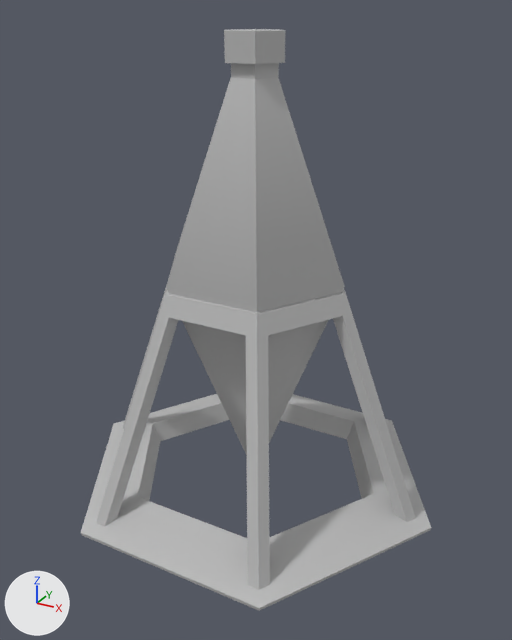
The FBX model CupOfLife/Assets/Meshes/Ingredient_Goo_001_v001_20202810.fbx as it was, and as the next commit left it.
Both versions are drawn from a camera (50 mm lens) standing at (-3.76, -6.434, 0.357) and looking at (-3.993, -6.01, 0.145). The lights are fixed; the arrows at lower left show +X, +Y and +Z. Where no turn or scale is listed for an object, it has been applied to the vertices.

Objects in the first picture: 'GreenGoo_GlassOuter_BO', 'GreenGoo_Stand_BO'.
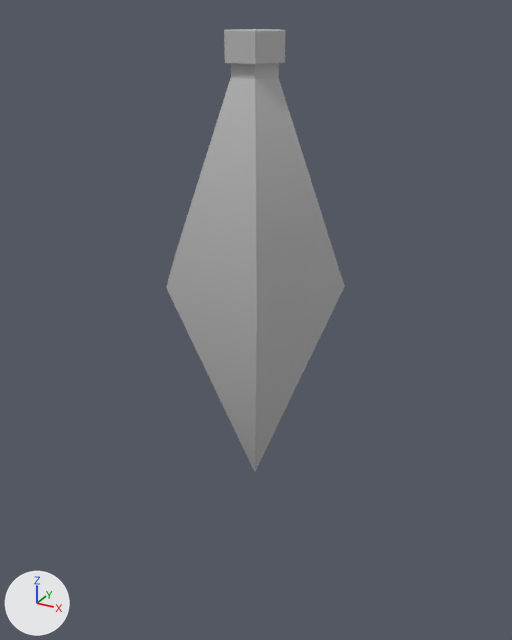
The newer file is also turned or shifted as a whole; pictures and numbers use the older file's frame.

Where the change shows, as pixel boxes (x1, y1, x2, y2) in the pictures (512 x 640 px):
'GreenGoo_Stand_BO', deleted
    before: (81, 278, 431, 611)

The edits, one by one:
Object 'GreenGoo_Stand_BO' (ob_greengoo_stand_bo) is deleted.
